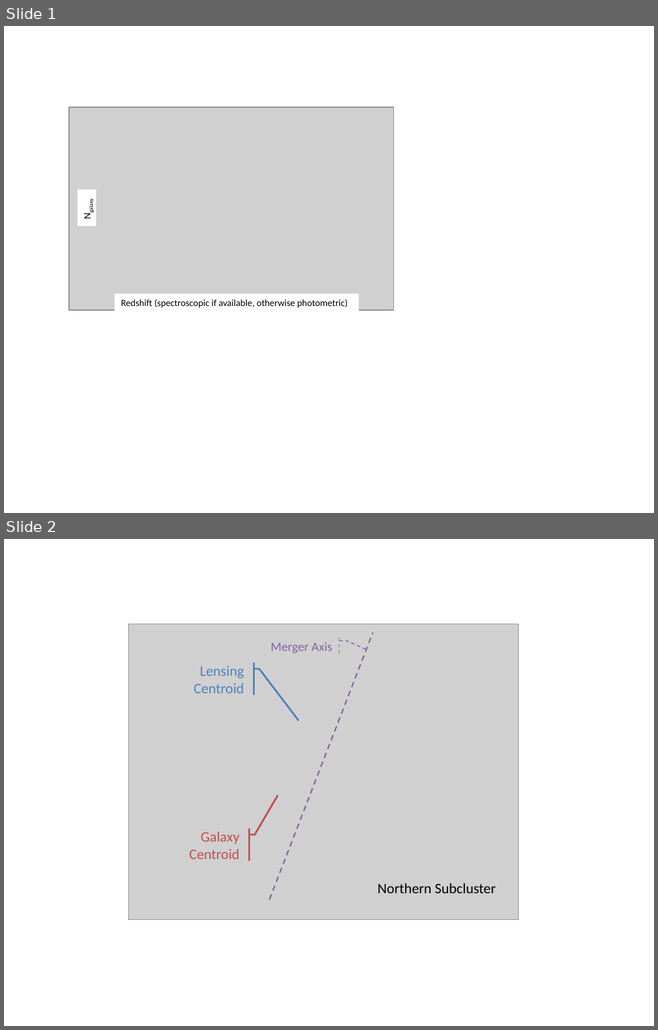
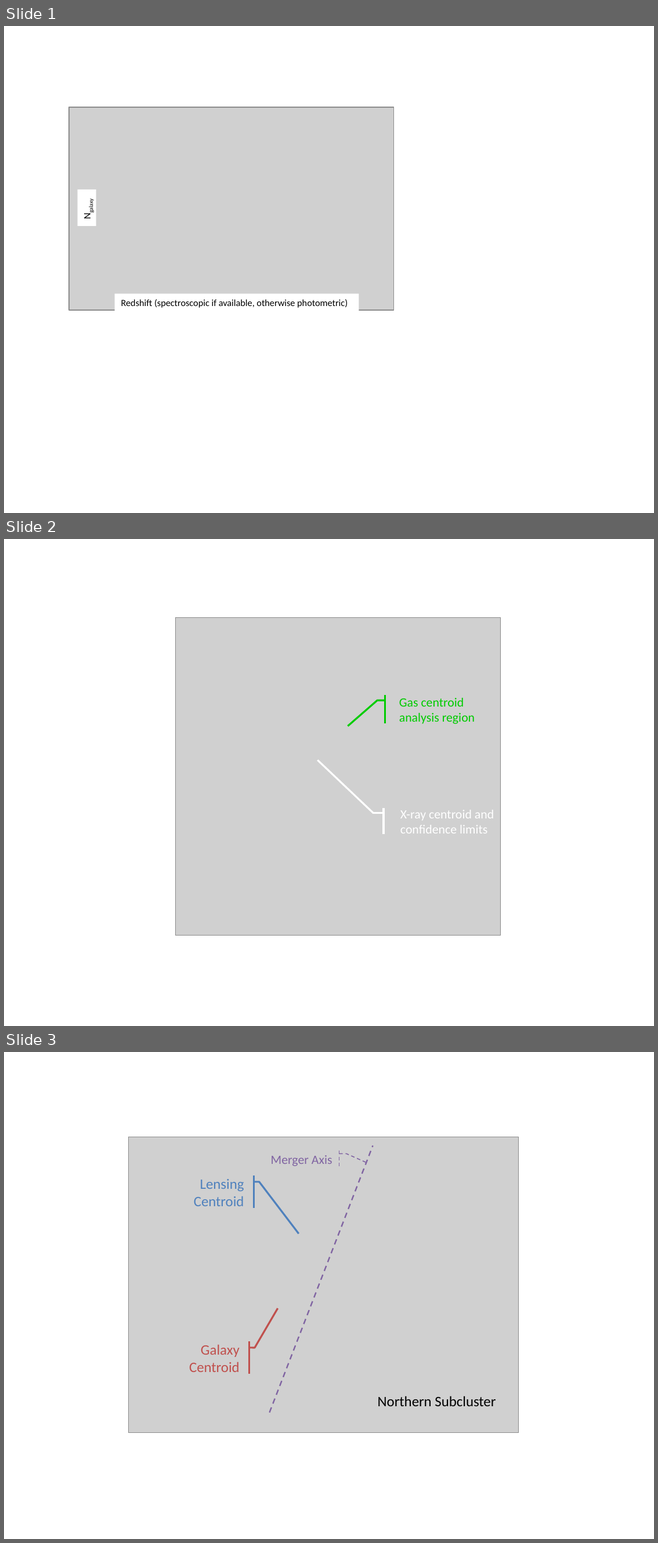
Before and after one commit to wadawson/dissertation, a slide deck: Chapter4/AnalysisFiles/Reformatted Figures.pptx. Shown one above the other, each under a label of ours: slides 1 and 2 before the commit, slides 1, 2 and 3 after it. The pictures are 658x1030 and 658x1543 pixels, drawn with LibreOffice and Linux fonts; fonts in the diff are those of the drawing; grey boxes stand for pictures. Boxes give left, top, right and bottom in pixels: in the first picture for what was removed or moved away, otherwise in the second. Text is boxed around its words. In the diff, an @@ line names an element or a change of style, - is before the commit and + after.

```diff
--- a/Chapter4/AnalysisFiles/Reformatted Figures.pptx
+++ b/Chapter4/AnalysisFiles/Reformatted Figures.pptx
@@ slide 2 added at bbox=[4, 539, 654, 1026], background #FFFFFF @@
@@ picture added at bbox=[176, 618, 500, 936] @@
@@ accent callout added at bbox=[393, 695, 485, 723], outline #00CC00 2 pt, 14 pt, text #00CC00 @@
+Gas centroid analysis region
@@ accent callout added at bbox=[394, 808, 518, 834], outline #FFFFFF 2 pt, 14 pt, text #FFFFFF @@
+X-ray centroid and confidence limits
@@ what was slide 2 is now slide 3 @@
```
Also in this commit, not shown: 2 other files.
